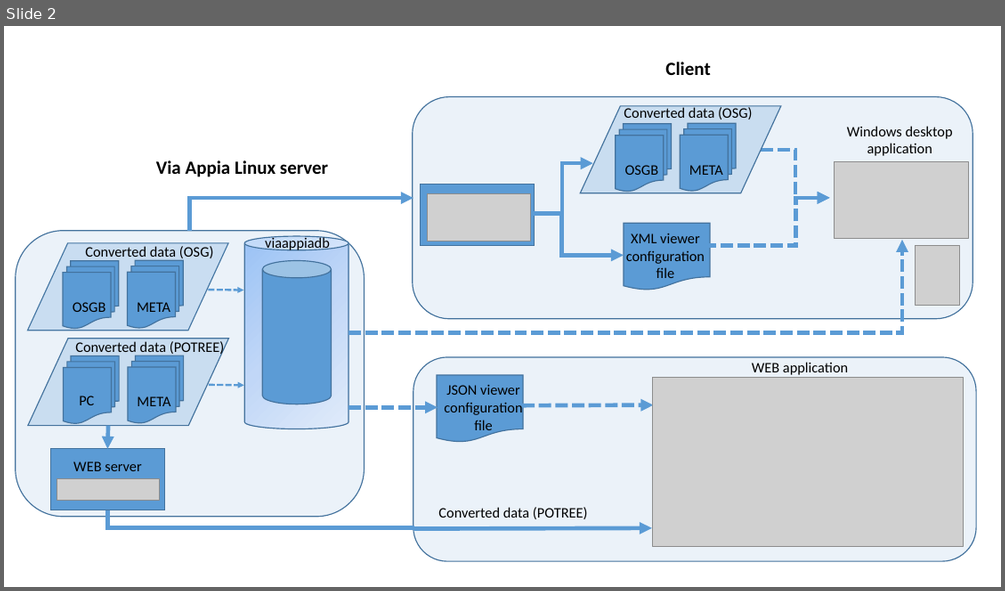
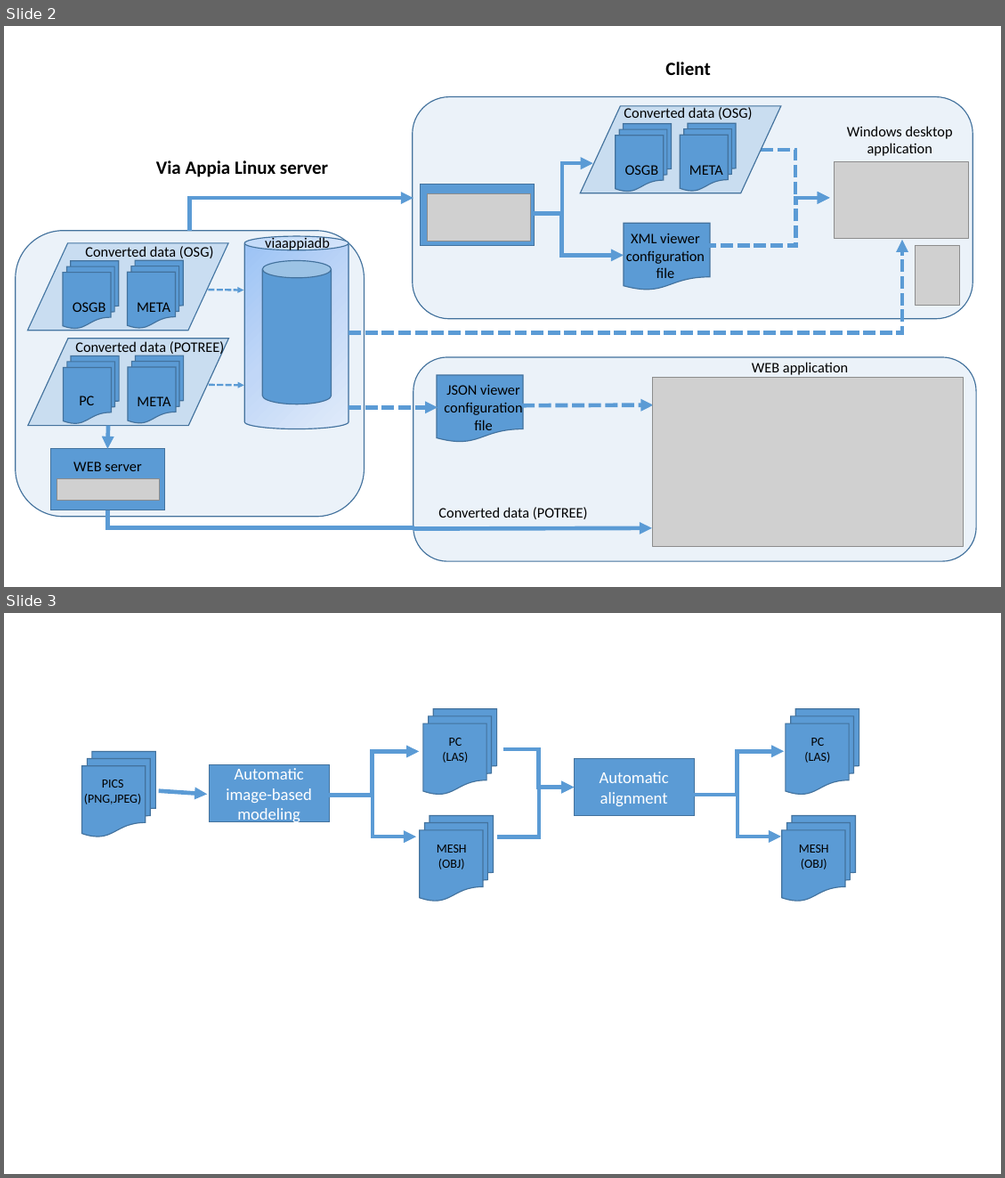
Before and after one commit to NLeSC/PattyData, a slide deck: Documents/VIAAPPIAGIS_DIAGRAMS.pptx. Shown one above the other, each under a label of ours: slide 2 before the commit, slides 2 and 3 after it. The pictures are 1005x591 and 1005x1178 pixels, drawn with LibreOffice and Linux fonts; fonts in the diff are those of the drawing; grey boxes stand for pictures. Boxes give left, top, right and bottom in pixels: in the first picture for what was removed or moved away, otherwise in the second. Text is boxed around its words. In the diff, an @@ line names an element or a change of style, - is before the commit and + after.

Commit message:
Added diagram of modeling and alignment

```diff
--- a/Documents/VIAAPPIAGIS_DIAGRAMS.pptx
+++ b/Documents/VIAAPPIAGIS_DIAGRAMS.pptx
@@ slide 3 added at <box>4,613,1001,1174</box>, background #FFFFFF @@
@@ flow chart multidocument added at <box>423,709,498,794</box>, fill #5B9BD5, outline #43739E 1 pt @@
@@ flow chart multidocument added at <box>785,709,859,794</box>, fill #5B9BD5, outline #43739E 1 pt @@
@@ text added at <box>442,738,468,763</box>, 12 pt, text #000000 @@
+PC
+(LAS)
@@ text added at <box>804,738,830,763</box>, 12 pt, text #000000 @@
+PC
+(LAS)
@@ flow chart multidocument added at <box>81,751,156,836</box>, fill #5B9BD5, outline #43739E 1 pt @@
@@ rectangle added at <box>209,765,329,821</box>, fill #5B9BD5, outline #43739E 1 pt, 16 pt, text #FFFFFF @@
+Automatic image-based modeling
@@ elbow arrow added from (336, 795) to (419, 751), #5B9BD5 4 pt @@
@@ elbow arrow added from (503, 749) to (574, 787), #5B9BD5 4 pt @@
@@ rectangle added at <box>574,759,695,816</box>, fill #5B9BD5, outline #43739E 1 pt, 16 pt, text #FFFFFF @@
+Automatic alignment
@@ elbow arrow added from (701, 795) to (784, 751), #5B9BD5 4 pt @@
@@ text added at <box>84,779,141,804</box>, 12 pt, text #000000 @@
+PICS
+(PNG,JPEG)
@@ arrow added from (159, 791) to (208, 794), #5B9BD5 4 pt @@
@@ elbow arrow added from (329, 795) to (416, 836), #5B9BD5 4 pt @@
@@ elbow arrow added from (498, 836) to (574, 787), #5B9BD5 4 pt @@
@@ elbow arrow added from (695, 795) to (781, 836), #5B9BD5 4 pt @@
@@ flow chart multidocument added at <box>420,816,494,900</box>, fill #5B9BD5, outline #43739E 1 pt @@
@@ flow chart multidocument added at <box>782,816,856,900</box>, fill #5B9BD5, outline #43739E 1 pt @@
@@ text added at <box>437,844,467,869</box>, 12 pt, text #000000 @@
+MESH
+(OBJ)
@@ text added at <box>799,844,829,869</box>, 12 pt, text #000000 @@
+MESH
+(OBJ)
```
